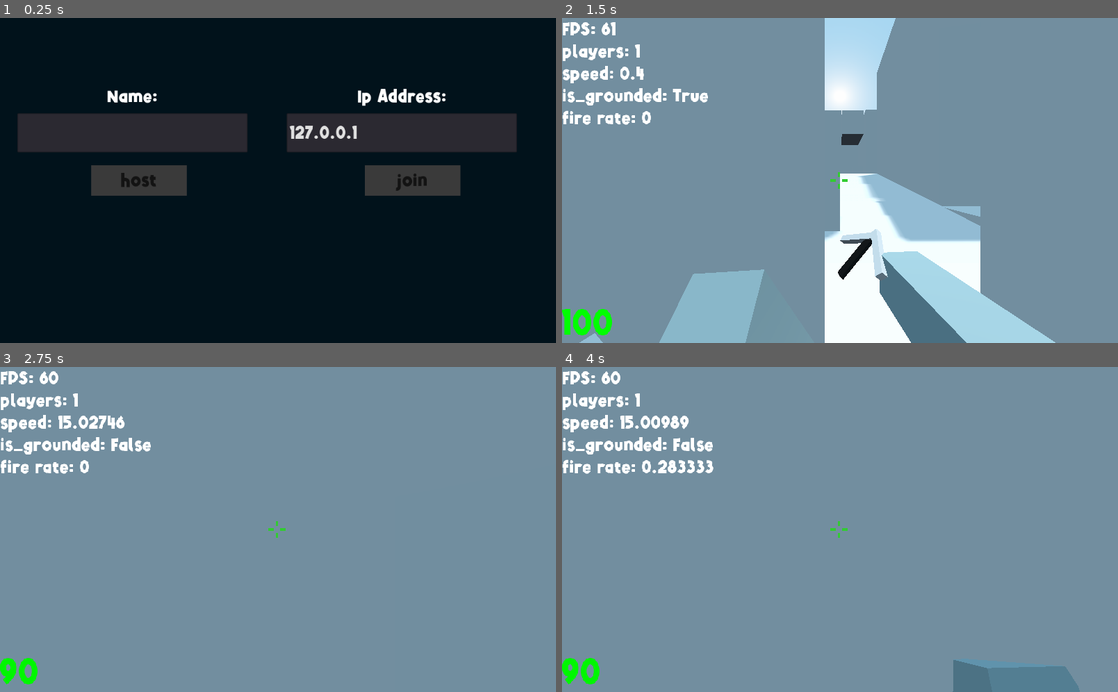
Above: before the commit, frames 1-4 (two rows, left to right).
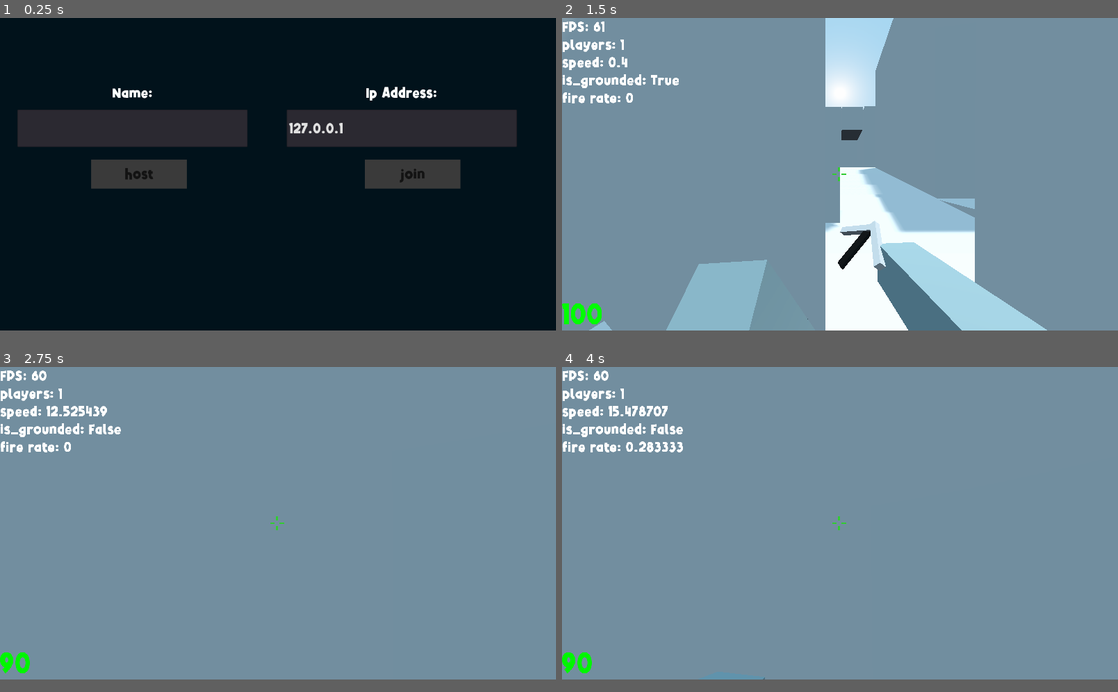
Above: after the commit, the same moments.

Repository: miklaskarjalainen/Togmen
Game: Godot game, scene res://source/scenes/title_screen.tscn
Two runs of this game, one before a commit and one after it. Both use one fixed random seed, a clock stepped at 60 frames per second and the inputs below. Sound files missing from this copy of the repository are replaced by a short silence.
Inputs (mouse positions are in pixels of both pictures, inside the frame that each line leads up to):
- Up to frame 1 (0.25 s): no input
- Up to frame 2 (1.5 s): click (695, 131) at 0.52 s; type "Alex" at 0.6 s; click "host" at 1.25 s
- Up to frame 3 (2.75 s): move the mouse to (305, 529) at 2.02 s; hold W (forwards) from 2.03 s (still down); tap G (hurt) at 2.1 s; tap Space (jump) at 2.27, 2.57 s; right-click (305, 529) at 2.3 s
- Up to frame 4 (4 s): keep holding W (forwards); move the mouse to (812, 529) at 2.77 s; right-click (812, 529) at 2.85 s; tap Space (jump) at 3.02, 3.32, 3.8 s; click (812, 529) at 3.05 s; move the mouse to (851, 523) at 3.52 s; press the mouse at (851, 523) at 3.53 s
In our replay, the window is 800x468 before the commit and 800x450 after it. These sizes can differ from the game's own. Grey fills any space a smaller window leaves; there, only what the larger window draws over its background counts as a difference.

The runs differ from the first frame. In frame 1, 4.8% of the frame differs, in the area x 3-93%, y 21-55%; in frame 2, 9.0%, in the area x 0-89%, y 0-100%; in frame 3, 3.1%; in frame 4, 5.0%.

Commit message:
custom kill/death messages, weapon reacoil and inaccuracy

Diff:
--- a/assets/weapons/weapon.gd
+++ b/assets/weapons/weapon.gd
@@ -1,18 +1,24 @@
 extends Spatial
 class_name Weapon
 
+const SCOPE_MOV_PENALTY = 2.5
+
+export(int, 0, 250, 1)       var base_damage    = 14
+export(int, 0, 300, 1)       var max_ammo       = 30 # 0 = unlimited
+export(int, 0, 32, 1)        var damage_falloff = 0  # per 1 unit
+export(float, 0, 1.2, 0.02)  var base_recoil    = 0.10
+export(float, 0, 1.0, 0.02)  var inaccuracy     = 0.10
+export(float, 0.01, 2, 0.01) var fire_rate      = 0.14  # seconds
+export(bool)                 var is_auto        = false
+export(bool)                 var can_scope      = false
+export(int, 0, 256, 1)       var max_range      = 256
+export(float, 1, 15, 0.5)    var mov_speed      = 15.0
+
+onready var player = get_node("../../../")
 onready var anim = $AnimationPlayer
-
-export(int, 0, 250, 1)       var base_damage = 14
-export(int, 0, 300, 1)       var max_ammo = 30      # 0 = unlimited
-export(int, 0, 32, 1)        var damage_falloff = 0 # per 1 unit
-export(float, 0.01, 2, 0.01) var fire_rate   = 0.14 # seconds
-export(bool)                 var is_auto     = false
-export(bool)                 var can_scope   = false
-export(int, 0, 256, 1)       var max_range   = 256
-
 onready var cur_ammo:int = max_ammo
-var fire_rate_counter := 0.0
+var is_scoping          := false
+var fire_rate_counter   := 0.0
 
 func _ready():
 	anim.connect("animation_finished", self, "_on_animation_finish")
@@ -20,10 +26,20 @@
 func _physics_process(delta:float):
 	if fire_rate_counter > 0.0:
 		fire_rate_counter -= delta
+
 	if !anim.is_playing():
 		_play_anim("idle")
+
+	# Reload #
 	if Input.is_action_just_pressed("reload_gun"):
 		reload()
+
+	# Scope only on weapons that can scope
+	if Input.is_action_just_pressed("scope"):
+		if can_scope:
+			is_scoping = not is_scoping
+	if !visible:
+		is_scoping = false
 
 # Methods #
 func reload(var fast := false):
@@ -57,8 +73,46 @@
 
 	return true
 
+puppet func _play_anim(anim_name:String):
+	if is_network_master(): # Gun animations shows on other's games aswell
+		rpc("_play_anim", anim_name)
+	if anim.has_animation(anim_name):
+		anim.stop()
+		anim.play(anim_name)
+		return
+	push_warning("Weapon had no animation: " + anim_name)
 
 # Getters / Setters #
+func get_recoil() -> Vector3:
+	var JUMP_MULTIPLAIER     = 8
+	var MOVEMENT_MULTIPLAYER = 3
+	var NOSCOPE_PENALTY      = 4
+
+	var recoil        := rand_vector(-inaccuracy, inaccuracy)
+	var motion:Vector3 = player.motion
+
+	randomize()
+	# Y Movement #
+
+	if abs(motion.y) > 0.4:
+		var jump_recoil = base_recoil * JUMP_MULTIPLAIER
+		recoil += rand_vector(-jump_recoil, jump_recoil)
+	motion.y = 0
+
+	# X Movement #
+	var mov_recoil = base_recoil * (motion.length()/8.0) * MOVEMENT_MULTIPLAYER
+	recoil += rand_vector(-mov_recoil, mov_recoil)
+
+	# No Scopes #
+	if can_scope() and !is_scoping():
+		recoil += rand_vector(-NOSCOPE_PENALTY, NOSCOPE_PENALTY)
+
+	print("Recoil was", recoil)
+	return recoil
+
+func get_mov_speed() -> float:
+	return mov_speed - (SCOPE_MOV_PENALTY * float(is_scoping))
+
 func get_cur_ammo() -> int:
 	return cur_ammo
 
@@ -81,17 +135,14 @@
 		return false
 	return anim.current_animation == "reload"
 
+func is_scoping() -> bool:
+	return is_scoping
+
 func can_scope() -> bool:
 	return can_scope
 
-puppet func _play_anim(anim_name:String):
-	if is_network_master(): # Gun animations shows on other's games aswell
-		rpc("_play_anim", anim_name)
-	if anim.has_animation(anim_name):
-		anim.stop()
-		anim.play(anim_name)
-		return
-	push_warning("Weapon had no animation: " + anim_name)
+func rand_vector(_min:float, _max:float) -> Vector3:
+	return Vector3(rand_range(_min, _max), rand_range(_min, _max), rand_range(_min, _max))
 
 # Signals #
 
--- a/project.godot
+++ b/project.godot
@@ -36,6 +36,11 @@
 Debug="*res://source/singleton/debug.tscn"
 GameSettings="*res://source/singleton/gamesettings.gd"
 
+[display]
+
+window/size/width=1280
+window/size/height=720
+
 [gui]
 
 theme/custom="res://assets/theme/default.tres"
@@ -73,27 +78,33 @@
 }
 forwards={
 "deadzone": 0.5,
-"events": [  ]
+"events": [ Object(InputEventKey,"resource_local_to_scene":false,"resource_name":"","device":0,"alt":false,"shift":false,"control":false,"meta":false,"command":false,"pressed":false,"scancode":87,"unicode":0,"echo":false,"script":null)
+ ]
 }
 backwards={
 "deadzone": 0.5,
-"events": [  ]
+"events": [ Object(InputEventKey,"resource_local_to_scene":false,"resource_name":"","device":0,"alt":false,"shift":false,"control":false,"meta":false,"command":false,"pressed":false,"scancode":83,"unicode":0,"echo":false,"script":null)
+ ]
 }
 left={
 "deadzone": 0.5,
-"events": [  ]
+"events": [ Object(InputEventKey,"resource_local_to_scene":false,"resource_name":"","device":0,"alt":false,"shift":false,"control":false,"meta":false,"command":false,"pressed":false,"scancode":65,"unicode":0,"echo":false,"script":null)
+ ]
 }
 right={
 "deadzone": 0.5,
-"events": [  ]
+"events": [ Object(InputEventKey,"resource_local_to_scene":false,"resource_name":"","device":0,"alt":false,"shift":false,"control":false,"meta":false,"command":false,"pressed":false,"scancode":68,"unicode":0,"echo":false,"script":null)
+ ]
 }
 jump={
 "deadzone": 0.5,
-"events": [  ]
+"events": [ Object(InputEventKey,"resource_local_to_scene":false,"resource_name":"","device":0,"alt":false,"shift":false,"control":false,"meta":false,"command":false,"pressed":false,"scancode":32,"unicode":0,"echo":false,"script":null)
+ ]
 }
 reload_settings={
 "deadzone": 0.5,
-"events": [  ]
+"events": [ Object(InputEventKey,"resource_local_to_scene":false,"resource_name":"","device":0,"alt":false,"shift":false,"control":false,"meta":false,"command":false,"pressed":false,"scancode":16777248,"unicode":0,"echo":false,"script":null)
+ ]
 }
 reload_gun={
 "deadzone": 0.5,
@@ -116,19 +127,23 @@
 }
 web_1={
 "deadzone": 0.5,
-"events": [  ]
+"events": [ Object(InputEventKey,"resource_local_to_scene":false,"resource_name":"","device":0,"alt":false,"shift":false,"control":false,"meta":false,"command":false,"pressed":false,"scancode":49,"unicode":0,"echo":false,"script":null)
+ ]
 }
 web_2={
 "deadzone": 0.5,
-"events": [  ]
+"events": [ Object(InputEventKey,"resource_local_to_scene":false,"resource_name":"","device":0,"alt":false,"shift":false,"control":false,"meta":false,"command":false,"pressed":false,"scancode":50,"unicode":0,"echo":false,"script":null)
+ ]
 }
 web_3={
 "deadzone": 0.5,
-"events": [  ]
+"events": [ Object(InputEventKey,"resource_local_to_scene":false,"resource_name":"","device":0,"alt":false,"shift":false,"control":false,"meta":false,"command":false,"pressed":false,"scancode":51,"unicode":0,"echo":false,"script":null)
+ ]
 }
 web_4={
 "deadzone": 0.5,
-"events": [  ]
+"events": [ Object(InputEventKey,"resource_local_to_scene":false,"resource_name":"","device":0,"alt":false,"shift":false,"control":false,"meta":false,"command":false,"pressed":false,"scancode":52,"unicode":0,"echo":false,"script":null)
+ ]
 }
 
 [physics]
--- a/source/entities/actors/camera.gd
+++ b/source/entities/actors/camera.gd
@@ -1,10 +1,11 @@
 extends Camera
 
-
-const CAMERA_CLAMP := 80
+export var SENSITIVITY  := 0.15
+export var NORMAL_FOV   := 70
+export var SCOPED_FOV   := 30
+export var CAMERA_CLAMP := 80
 
 onready var player := get_parent().get_parent()
-var sensitivity    := 0.2
 
 func _ready():
 	if !get_parent().is_network_master():
@@ -18,28 +19,24 @@
 		var cur := int(Input.get_mouse_mode() != 2)
 		Input.set_mouse_mode(2*cur)
 
-	sensitivity = GameSettings.get_value("sensitivity", 0.2) # Get sensitivity
+	SENSITIVITY = GameSettings.get_value("sensitivity", SENSITIVITY) # Get sensitivity
 	_handle_weapon_scoping()
 
-var is_scoping := false
 func _handle_weapon_scoping():
-	var can_scope:int = player.get_hand().get_weapon().can_scope()
-
-	# Scope only on weapons that can scope
-	if Input.is_action_just_pressed("scope"):
-		if can_scope:
-			is_scoping = not is_scoping
-
+	var is_scoping:int = player.get_hand().get_weapon().is_scoping()
 	if is_scoping:    # Is scoping
-		if can_scope: # Current weapon can still scope
-			fov = 30
-			return
-		is_scoping = false # Switched from a scoped weapon without scoping
-	fov = 70
+		fov = SCOPED_FOV
+		return
+	fov = NORMAL_FOV
 
 func _input(event):
 	# Mouse look #
 	if event is InputEventMouseMotion and Input.get_mouse_mode() == 2:
-		get_parent().rotation_degrees.x -= event.relative.y * sensitivity
-		get_parent().rotation_degrees.y -= event.relative.x * sensitivity
+		var is_scoping:bool = player.get_hand().get_weapon().is_scoping()
+		var new_sens = SENSITIVITY
+		if is_scoping:
+			new_sens *= 0.6
+
+		get_parent().rotation_degrees.x -= event.relative.y * new_sens
+		get_parent().rotation_degrees.y -= event.relative.x * new_sens
 		get_parent().rotation_degrees.x  = clamp(get_parent().rotation_degrees.x, -CAMERA_CLAMP, CAMERA_CLAMP)
--- a/source/entities/actors/hand.gd
+++ b/source/entities/actors/hand.gd
@@ -4,8 +4,11 @@
 export  var raycast_path:NodePath
 export  var gui_path:NodePath
 
+onready var player  = get_parent().get_parent()
 onready var raycast = get_node(raycast_path)
 onready var gui     = get_node(gui_path)
+onready var bullet_impact  = preload("res://source/particles/bullet_impact.tscn")
+onready var blood_particle = preload("res://source/particles/blood_particle.tscn")
 
 var current_weapon
 
@@ -44,16 +47,43 @@
 		return
 
 	# Set the raycast to the correct length
-	var max_length:int = get_weapon().get_max_range()
-	raycast.cast_to = Vector3(0,0, -max_length)
+	var max_length:int       = get_weapon().get_max_range()
+	raycast.rotation_degrees = get_weapon().get_recoil()
+	raycast.cast_to          = Vector3(0,0, -max_length)
 	raycast.force_raycast_update()
 
 	# Get the object we hit
+	if !raycast.is_colliding():
+		return
 	var target = raycast.get_collider()
-	if not target is Actor: # The object was not a player
+	# We hit the player?
+	if not target is Actor:
+		# Creates a bullet impact
+		create_bullet_impact(raycast.get_collision_point())
 		return
+	create_blood()
+
 	gui.hitmark_play()      # Gives feed back to the player
-	target.rpc_id(int(target.name), "_damage", get_weapon().get_damage())
+	target.rpc_id(int(target.name), "_damage", get_weapon().get_damage(), get_weapon().name)
+
+puppet func create_bullet_impact(_location:Vector3):
+	if is_network_master():
+		rpc_unreliable("create_bullet_impact", _location)
+
+	var instance = bullet_impact.instance()
+	add_child(instance)
+	instance.set_as_toplevel(true)
+	instance.translation = _location
+	instance.look_at(player.transform.origin, Vector3.UP)
+
+puppet func create_blood():
+	if is_network_master():
+		rpc_unreliable("create_blood")
+
+	var instance = blood_particle.instance()
+	add_child(instance)
+	instance.set_as_toplevel(true)
+	instance.translation = player.transform.origin
 
 puppet func _switch_weapon(web:int):
 	# Same weapon
--- a/source/entities/actors/player.gd
+++ b/source/entities/actors/player.gd
@@ -1,13 +1,14 @@
 extends Actor
 
-const MOV_SPEED    = 15
-const SCOPED_SPEED = 5
 const JUMP_STR     = 12
 const GRAVITY      = 24
 
 onready var camera  := $camera_lock/camera
 onready var gui     := $ui/gui/
 var peer_name       := ""
+var motion          := Vector3()
+var move_speed      := 15.0 # default if couldn't get one from a weapon
+
 func _ready():
 	if is_network_master():
 		$body.visible = false
@@ -23,12 +24,13 @@
 		if Input.is_action_just_pressed("suicide"):
 			_respawn()
 		if Input.is_action_just_pressed("hurt"):
-			health -= 10
+			_damage(10, "suicide")
 		if health <= 0:
 			_respawn()
 
-var motion := Vector3()
 func _do_player_movement(delta:float):
+	move_speed = get_hand().get_weapon().get_mov_speed()
+
 	# Controlling #
 	var direction := Vector3()
 	if Input.is_action_pressed("forwards"):
@@ -39,7 +41,7 @@
 		direction -= camera.global_transform.basis.x
 	if Input.is_action_pressed("right"):
 		direction += camera.global_transform.basis.x
-	direction = direction.normalized() * MOV_SPEED
+	direction = direction.normalized() * move_speed
 	motion.x = direction.x
 	motion.z = direction.z
 
@@ -60,7 +62,8 @@
 	health = 100
 	# Reload all guns
 	for gun in $camera_lock/hand.get_children():
-		gun.reload(true)
+		if gun is Weapon: # There're also particles :/
+			gun.reload(true)
 	# Respawn
 	global_transform = get_parent().get_spawn()
 
@@ -83,18 +86,18 @@
 		return
 	$body.material.albedo_color = _color
 
-master func _damage(dmg:int):
+master func _damage(dmg:int, var web_name := ""):
 	var by_who := get_tree().get_rpc_sender_id()
 	health -= dmg
 	print("damaged: %s, by: %s" % [dmg, by_who])
 
 	if health <= 0:
-		gui.killed_by(get_peer_name(by_who))
-		get_peer(by_who).rpc_id(by_who, "_eliminated_peer", get_unique_id())
-		_respawn()
+		gui.killed_by(get_peer_name(by_who), web_name)
+		get_peer(by_who).rpc_id(by_who, "_eliminated_peer", get_unique_id(), web_name)
 
-master func _eliminated_peer(id:int):
-	gui.eliminated(get_peer_name(id))
+# this player eliminated the gived peer
+master func _eliminated_peer(id:int, var web_name := ""):
+	gui.eliminated(get_peer_name(id), web_name)
 
 # Getters / Setters #
 func get_peer(id:int):
--- a/source/entities/actors/player.tscn
+++ b/source/entities/actors/player.tscn
@@ -53,9 +53,12 @@
 script = ExtResource( 9 )
 base_damage = 55
 max_ammo = 0
+base_recoil = 0.0
+inaccuracy = 0.0
 fire_rate = 0.6
 is_auto = true
-max_range = 3
+can_scope = true
+max_range = 4
 
 [node name="Deagle" parent="camera_lock/hand" instance=ExtResource( 3 )]
 transform = Transform( 3, 0, 0, 0, 3, 0, 0, 0, 3, 0, 0, 0 )
@@ -63,23 +66,31 @@
 script = ExtResource( 9 )
 base_damage = 43
 max_ammo = 7
+base_recoil = 0.5
+inaccuracy = 0.12
 fire_rate = 0.4
+mov_speed = 13.5
 
 [node name="AK-47" parent="camera_lock/hand" instance=ExtResource( 7 )]
 transform = Transform( 3, 0, 0, 0, 3, 0, 0, 0, 3, 0, 0, 0 )
 visible = false
 base_damage = 14
+inaccuracy = 0.2
 fire_rate = 0.15
 is_auto = true
+mov_speed = 11.5
 
-[node name="sniper" parent="camera_lock/hand" instance=ExtResource( 10 )]
+[node name="Sniper" parent="camera_lock/hand" instance=ExtResource( 10 )]
 transform = Transform( 3, 0, 0, 0, 3, 0, 0, 0, 3, 0, 0, 0 )
 visible = false
 script = ExtResource( 9 )
 base_damage = 115
 max_ammo = 5
+base_recoil = 0.8
+inaccuracy = 0.0
 fire_rate = 0.9
 can_scope = true
+mov_speed = 8.5
 
 [node name="body" type="CSGMesh" parent="."]
 transform = Transform( 1, 0, 0, 0, -4.37114e-08, -1, 0, 1, -4.37114e-08, 0, 0, 0 )
--- /dev/null
+++ b/source/particles/blood_particle.tscn
@@ -0,0 +1,37 @@
+[gd_scene load_steps=7 format=2]
+
+[ext_resource path="res://source/particles/particle.gd" type="Script" id=1]
+
+[sub_resource type="Curve" id=1]
+_data = [ Vector2( 0, 1 ), 0.0, -2.11742, 0, 0, Vector2( 1, 0.0875 ), 0.0, 0.0, 0, 0 ]
+
+[sub_resource type="CurveTexture" id=2]
+curve = SubResource( 1 )
+
+[sub_resource type="ParticlesMaterial" id=3]
+lifetime_randomness = 0.2
+direction = Vector3( 0, 0, -1 )
+spread = 180.0
+gravity = Vector3( 0, 0, 0 )
+initial_velocity = 3.0
+initial_velocity_random = 0.2
+damping = 4.5
+scale = 1.2
+scale_random = 0.3
+scale_curve = SubResource( 2 )
+
+[sub_resource type="SpatialMaterial" id=4]
+albedo_color = Color( 0.807843, 0.145098, 0.0784314, 1 )
+
+[sub_resource type="CubeMesh" id=5]
+material = SubResource( 4 )
+size = Vector3( 0.1, 0.1, 0.1 )
+
+[node name="blood_particle" type="Particles"]
+transform = Transform( 3, 0, 0, 0, 3, 0, 0, 0, 3, 0, 0, 0 )
+amount = 12
+one_shot = true
+explosiveness = 1.0
+process_material = SubResource( 3 )
+draw_pass_1 = SubResource( 5 )
+script = ExtResource( 1 )
--- /dev/null
+++ b/source/particles/bullet_impact.tscn
@@ -0,0 +1,36 @@
+[gd_scene load_steps=7 format=2]
+
+[ext_resource path="res://source/particles/particle.gd" type="Script" id=1]
+
+[sub_resource type="Curve" id=1]
+_data = [ Vector2( 0, 1 ), 0.0, -2.11742, 0, 0, Vector2( 1, 0.0875 ), 0.0, 0.0, 0, 0 ]
+
+[sub_resource type="CurveTexture" id=2]
+curve = SubResource( 1 )
+
+[sub_resource type="ParticlesMaterial" id=3]
+lifetime_randomness = 0.2
+direction = Vector3( 0, 0, -1 )
+gravity = Vector3( 0, 0, 0 )
+initial_velocity = 3.0
+initial_velocity_random = 0.2
+damping = 4.5
+scale = 1.2
+scale_random = 0.3
+scale_curve = SubResource( 2 )
+
+[sub_resource type="SpatialMaterial" id=4]
+albedo_color = Color( 0.690196, 0.690196, 0.690196, 1 )
+
+[sub_resource type="CubeMesh" id=5]
+material = SubResource( 4 )
+size = Vector3( 0.1, 0.1, 0.1 )
+
+[node name="bullet_impact" type="Particles"]
+transform = Transform( 3, 0, 0, 0, 3, 0, 0, 0, 3, 0, 0, 0 )
+emitting = false
+one_shot = true
+explosiveness = 1.0
+process_material = SubResource( 3 )
+draw_pass_1 = SubResource( 5 )
+script = ExtResource( 1 )
--- /dev/null
+++ b/source/particles/particle.gd
@@ -0,0 +1,8 @@
+extends Particles
+
+func _ready():
+	emitting = true
+
+func _physics_process(_delta):
+	if !emitting:
+		queue_free()
--- a/source/singleton/debug.gd
+++ b/source/singleton/debug.gd
@@ -7,10 +7,10 @@
 func _physics_process(_delta:float) -> void:
 	if Input.is_action_just_pressed("toggle_debug"):
 		visible = not visible
+	_clear()
 	if !visible:
 		return
 
-	_clear()
 	add_line("FPS", Engine.get_frames_per_second())
 
 	# Print IPs # prob should cache these?
--- /dev/null
+++ b/source/ui/elimination.gd
@@ -0,0 +1,53 @@
+extends Label
+
+onready var anim := $anim
+
+func _ready():
+	modulate.a = 0
+
+func eliminated(peer_name:String, web_name:String):
+	var message := ""
+	web_name  = web_name.to_lower()
+	peer_name = peer_name.to_lower()
+
+	add_color_override("font_color", Color.green)
+
+	# Kill message #
+	match web_name:
+		"knife":
+			message = "You KNIFED %s" % peer_name
+		"sniper":
+			message = "You PWNED %s" % peer_name
+		_:
+			message = "You ELIMINATED %s!" % peer_name
+	text = message
+
+	anim.stop(true)
+	anim.play("show")
+
+func killed_by(peer_name:String, web_name:String):
+	var message := ""
+
+	web_name  = web_name.to_lower()
+	peer_name = peer_name.to_upper()
+
+	add_color_override("font_color", Color.red)
+
+	match web_name:
+		"knife":
+			message = "%s KNIFED YOU!" % peer_name
+		"sniper":
+			message = "%s PWNED YOU" % peer_name
+		"suicide":
+			message = "You took THE L!" % peer_name
+		_:
+			message = "%s KILLED YOU!" % peer_name
+	text = message
+
+	anim.stop(true)
+	anim.play("show")
+
+func _on_anim_animation_finished(anim_name:String):
+	if anim_name != "show":
+		return
+	anim.play("hide")
--- a/source/ui/gui.gd
+++ b/source/ui/gui.gd
@@ -6,6 +6,7 @@
 export  var health_color_g:Curve
 
 onready var actor_node      := get_node(actor_path)
+onready var elimination     := get_node("elimination")
 
 func _ready():
 	if !actor_node.is_network_master():
@@ -23,15 +24,14 @@
 	$hitmark/anim.play("hit")
 	$hitmark/sfx.play()
 
-func eliminated(peer_name:String):
-	$elimination.text = "Eliminated %s!" % peer_name
-	$elimination/anim.play("show")
-	$elimination.add_color_override("font_color", Color.green)
+func show_killstreak(peer_name:String, killstreak:int):
+	$killstreak.show_killstreak(peer_name, killstreak)
 
-func killed_by(peer_name:String):
-	$elimination.text = "Got killed by %s!" % peer_name
-	$elimination/anim.play("show")
-	$elimination.add_color_override("font_color", Color.red)
+func eliminated(peer_name:String, web_name:String):
+	$elimination.eliminated(peer_name, web_name)
+
+func killed_by(peer_name:String, web_name:String):
+	$elimination.killed_by(peer_name, web_name)
 
 func _update_health():
 	var health := actor_node.health as int
@@ -51,14 +51,7 @@
 func _update_crosshair():
 	$crosshair.modulate = GameSettings.get_value("crosshair_color", Color( 0.2, 0.8, 0.2, 1.0))
 
-
 # Signals #
-
-func _on_anim_animation_finished(anim_name:String):
-	if anim_name != "show":
-		return
-	$elimination/anim.play("hide")
-
 
 func _on_sfx_finished():
 	$hitmark/sfx.stop()
--- a/source/ui/gui.tscn
+++ b/source/ui/gui.tscn
@@ -1,8 +1,10 @@
-[gd_scene load_steps=9 format=2]
+[gd_scene load_steps=13 format=2]
 
 [ext_resource path="res://source/ui/gui.gd" type="Script" id=1]
 [ext_resource path="res://assets/theme/Alphakind_large.tres" type="DynamicFont" id=2]
 [ext_resource path="res://assets/sfx/hitmark.ogg" type="AudioStream" id=3]
+[ext_resource path="res://source/ui/elimination.gd" type="Script" id=4]
+[ext_resource path="res://source/ui/killstreak.gd" type="Script" id=5]
 
 [sub_resource type="Curve" id=1]
 _data = [ Vector2( 0, 1 ), 0.0, -4.27972, 0, 0, Vector2( 0.633333, 0 ), 0.038961, 0.0, 0, 0 ]
@@ -27,10 +29,52 @@
 "values": [ Color( 1, 1, 1, 0.352941 ), Color( 1, 1, 1, 0 ) ]
 }
 
+[sub_resource type="Animation" id=6]
+resource_name = "hide"
+tracks/0/type = "value"
+tracks/0/path = NodePath(".:modulate")
+tracks/0/interp = 1
+tracks/0/loop_wrap = true
+tracks/0/imported = false
+tracks/0/enabled = true
+tracks/0/keys = {
+"times": PoolRealArray( 0.7, 0.9 ),
+"transitions": PoolRealArray( 1, 1 ),
+"update": 0,
+"values": [ Color( 1, 1, 1, 1 ), Color( 1, 1, 1, 0 ) ]
+}
+
+[sub_resource type="Animation" id=7]
+resource_name = "show"
+tracks/0/type = "value"
+tracks/0/path = NodePath("../killstreak:rect_scale")
+tracks/0/interp = 1
+tracks/0/loop_wrap = true
+tracks/0/imported = false
+tracks/0/enabled = true
+tracks/0/keys = {
+"times": PoolRealArray( 0.1, 0.3 ),
+"transitions": PoolRealArray( 1, 1 ),
+"update": 0,
+"values": [ Vector2( 2, 2 ), Vector2( 1, 1 ) ]
+}
+tracks/1/type = "value"
+tracks/1/path = NodePath("../killstreak:modulate")
+tracks/1/interp = 1
+tracks/1/loop_wrap = true
+tracks/1/imported = false
+tracks/1/enabled = true
+tracks/1/keys = {
+"times": PoolRealArray( 0, 0.2 ),
+"transitions": PoolRealArray( 1, 1 ),
+"update": 0,
+"values": [ Color( 1, 1, 1, 0 ), Color( 1, 1, 1, 1 ) ]
+}
+
 [sub_resource type="Animation" id=4]
 resource_name = "hide"
 tracks/0/type = "value"
-tracks/0/path = NodePath(".:modulate")
+tracks/0/path = NodePath(".:self_modulate")
 tracks/0/interp = 1
 tracks/0/loop_wrap = true
 tracks/0/imported = false
@@ -246,21 +290,45 @@
 [node name="sfx" type="AudioStreamPlayer" parent="hitmark"]
 stream = ExtResource( 3 )
 
+[node name="killstreak" type="Label" parent="."]
+anchor_left = 0.5
+anchor_top = 0.5
+anchor_right = 0.5
+anchor_bottom = 0.5
+margin_left = -644.0
+margin_top = -200.0
+margin_right = 638.0
+rect_pivot_offset = Vector2( 641, 100 )
+custom_colors/font_color = Color( 0.980392, 0.505882, 0.0431373, 1 )
+text = "ProJonyz has a 10 KILLSTREAK!"
+align = 1
+valign = 1
+script = ExtResource( 5 )
+__meta__ = {
+"_edit_use_anchors_": false
+}
+
+[node name="anim" type="AnimationPlayer" parent="killstreak"]
+anims/hide = SubResource( 6 )
+anims/show = SubResource( 7 )
+
 [node name="elimination" type="Label" parent="."]
 modulate = Color( 1, 1, 1, 0 )
+self_modulate = Color( 1, 1, 1, 0 )
 anchor_left = 0.5
 anchor_top = 0.5
 anchor_right = 0.5
 anchor_bottom = 0.5
 margin_left = -512.0
-margin_top = -300.0
+margin_top = -310.0
 margin_right = 512.0
-margin_bottom = 4.0
-rect_scale = Vector2( 2, 2 )
+margin_bottom = -6.0
 rect_pivot_offset = Vector2( 512, 152 )
-text = "Eliminated PROJONYZ!"
+custom_fonts/font = ExtResource( 2 )
+text = "THIS IS A DEFAULT MESSAGE"
 align = 1
 valign = 1
+script = ExtResource( 4 )
 __meta__ = {
 "_edit_use_anchors_": false
 }
@@ -270,4 +338,5 @@
 anims/show = SubResource( 5 )
 
 [connection signal="finished" from="hitmark/sfx" to="." method="_on_sfx_finished"]
-[connection signal="animation_finished" from="elimination/anim" to="." method="_on_anim_animation_finished"]
+[connection signal="animation_finished" from="killstreak/anim" to="killstreak" method="_on_animation_finished"]
+[connection signal="animation_finished" from="elimination/anim" to="elimination" method="_on_anim_animation_finished"]
--- /dev/null
+++ b/source/ui/killstreak.gd
@@ -0,0 +1,19 @@
+extends Label
+
+onready var anim = $anim
+
+func _ready():
+	modulate.a = 0
+
+func show_killstreak(peer_name:String, killstreak:int):
+	var message := ""
+	message = "%s has a %s KILLSTREAK!" % [peer_name, killstreak]
+	text = message
+
+	anim.stop(true)
+	anim.play("show")
+
+func _on_animation_finished(anim_name:String):
+	if anim_name != "show":
+		return
+	anim.play("hide")
